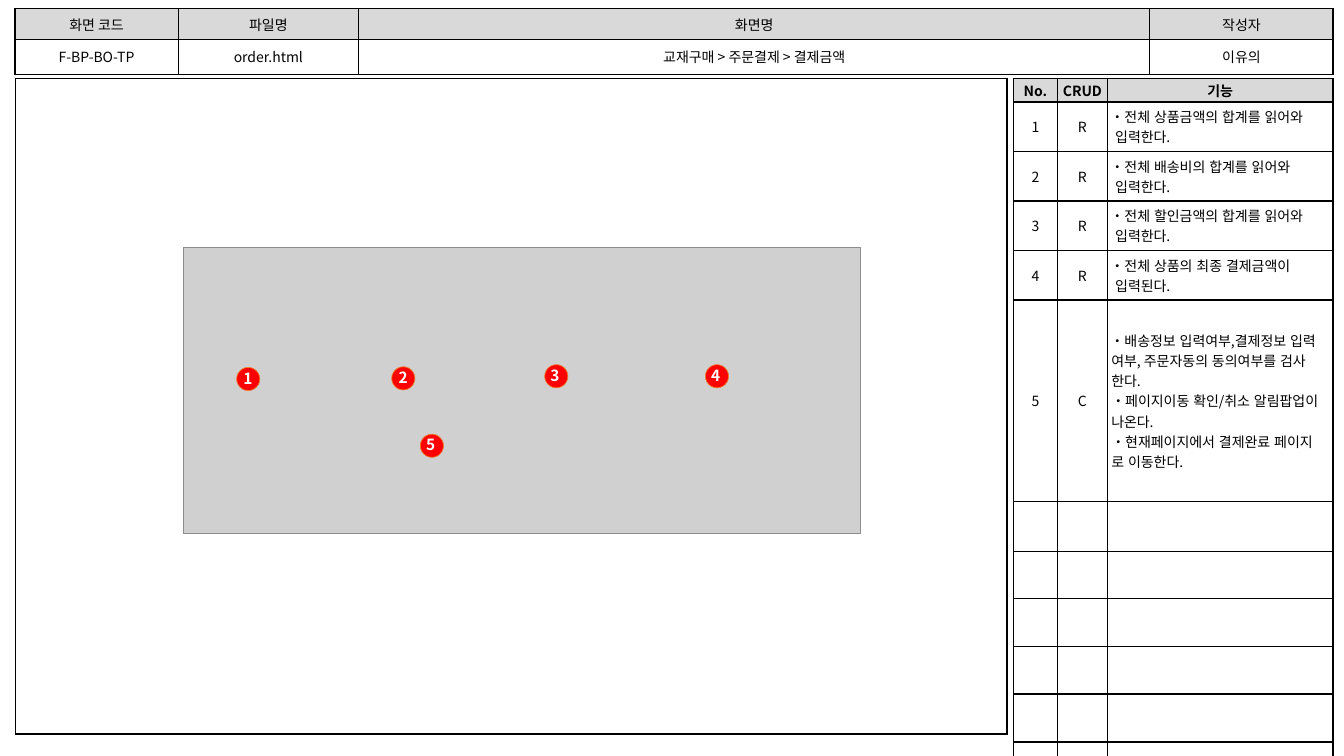
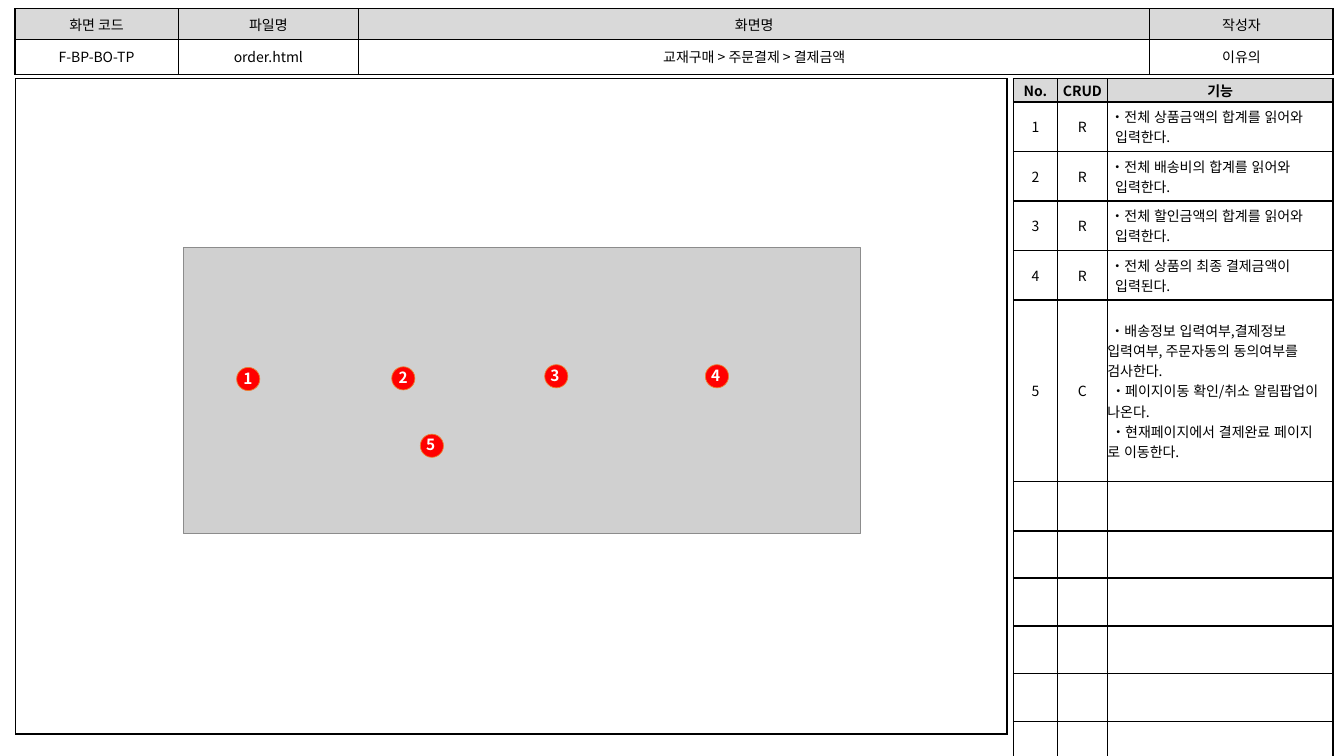
Before and after one commit to index506/cosmo6th_3thGroup, a slide deck: slide 7 of 3rd_Project/Member/Lee/기능,화면,테스트 문서/3th_Project_화면 설계도(이유의).pptx. Drawn at 1344x756 pixels with LibreOffice and Linux fonts; fonts in the diff are those of the drawing; grey boxes stand for pictures. Boxes give left, top, right and bottom in pixels: in the first picture for what was removed or moved away, otherwise in the second. Text is boxed around its words. In the diff, an @@ line names an element or a change of style, - is before the commit and + after.

```diff
--- a/3rd_Project/Member/Lee/기능,화면,테스트 문서/3th_Project_화면 설계도(이유의).pptx
+++ b/3rd_Project/Member/Lee/기능,화면,테스트 문서/3th_Project_화면 설계도(이유의).pptx
@@ table at bbox=[1013, 79, 1334, 738] @@
-row 6, column 3: ・배송정보 입력여부,결제정보 입력 / 여부, 주문자동의 동의여부를 검사 / 한다. / ・페이지이동 확인/취소 알림팝업이 / 나온다. / ・현재페이지에서 결제완료 페이지 / 로 이동한다.
+row 6, column 3: ・배송정보 입력여부,결제정보 입력여부, 주문자동의 동의여부를 검사한다. / ・페이지이동 확인/취소 알림팝업이 나온다. / ・현재페이지에서 결제완료 페이지 / 로 이동한다.
```
Also in this commit, not shown: 8 other slides changed, 7 other files.
